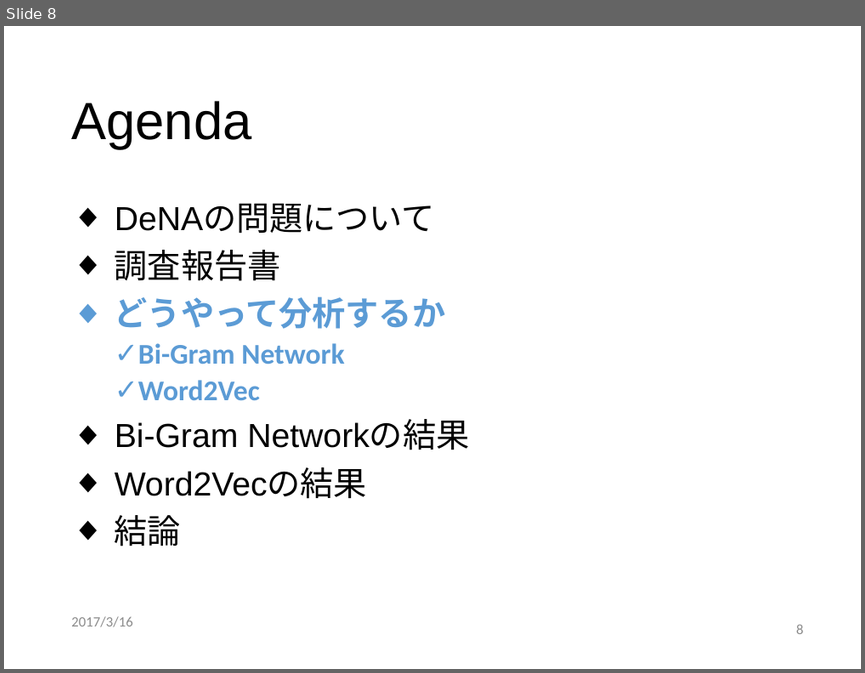
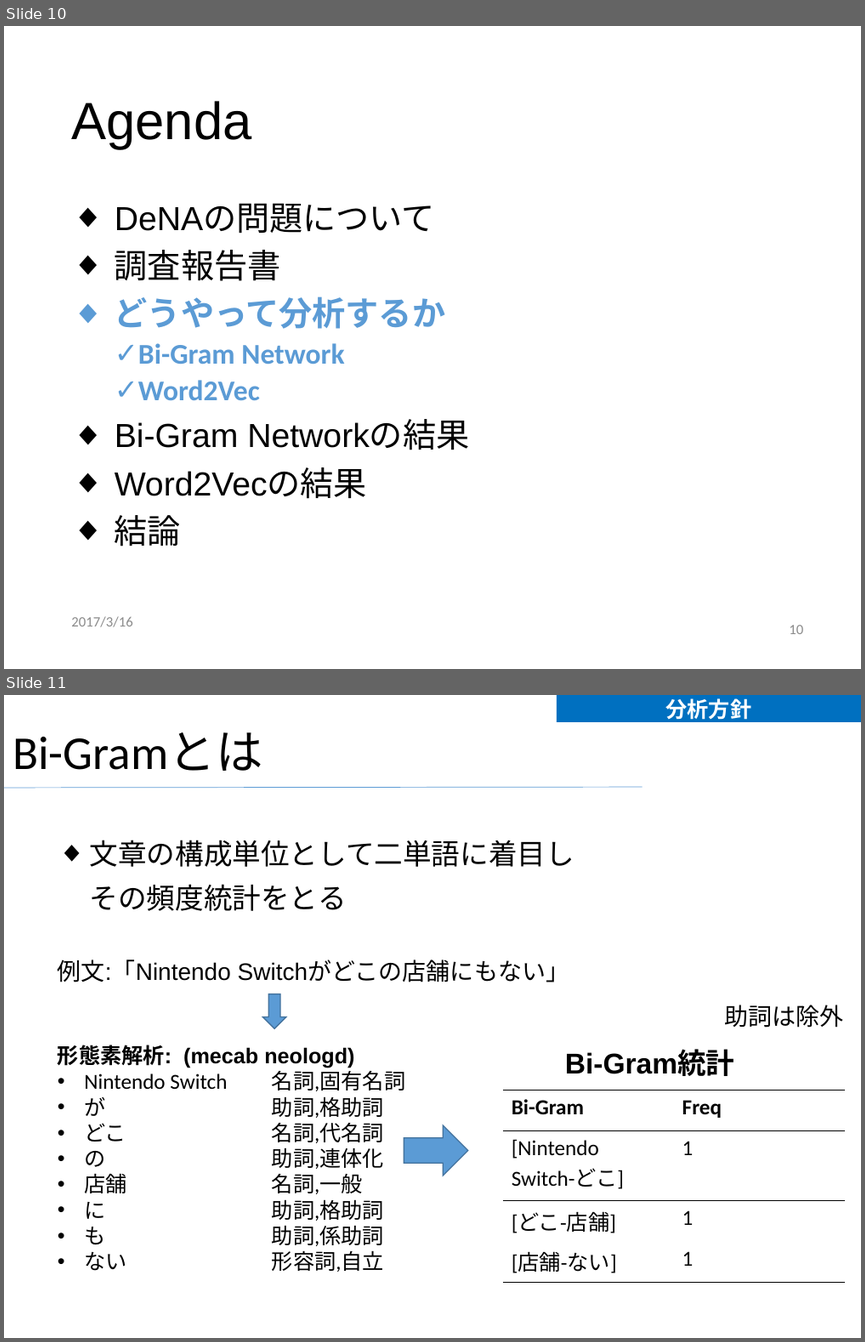
Before and after one commit to fufufukakaka/dena-visualize, a slide deck: dena-visualize.pptx. Shown one above the other, each under a label of ours: slide 8 before the commit, slides 10 and 11 after it. The pictures are 865x673 and 865x1342 pixels, drawn with LibreOffice and Linux fonts; fonts in the diff are those of the drawing; background and template pictures are left out. Boxes give left, top, right and bottom in pixels: in the first picture for what was removed or moved away, otherwise in the second. Text is boxed around its words. In the diff, an @@ line names an element or a change of style, - is before the commit and + after.

```diff
--- a/dena-visualize.pptx
+++ b/dena-visualize.pptx
@@ slide 11 added at (4,695,861,1338), background picture (left out) @@
@@ text added at (556,695,861,722), fill #0070C0, 18 pt, text #FFFFFF, bold @@
+分析方針
@@ title added at (12,732,263,771), 39.6 pt, text #040404 @@
+Bi-Gramとは
@@ line added from (4, 788) to (642, 787), #5B9BD5 0.5 pt @@
@@ text added at (90,839,574,911), 24 pt, text #040404 @@
+◆ 文章の構成単位として二単語に着目しその頻度統計をとる
@@ text added at (58,959,569,982), 20 pt, text #040404 @@
+例文:「Nintendo Switchがどこの店舗にもない」
@@ down arrow added at (262,994,286,1028), fill #5B9BD5, outline #43739E 1 pt @@
@@ text added at (724,1004,843,1027), 20 pt, text #040404 @@
+助詞は除外
@@ text added at (58,1044,405,1271), 18 pt, text #040404 @@
+形態素解析: (mecab neologd)
+• Nintendo Switch 名詞,固有名詞
+• が 助詞,格助詞
+• どこ 名詞,代名詞
+• の 助詞,連体化
+• 店舗 名詞,一般
+• に 助詞,格助詞
+• も 助詞,係助詞
+• ない 形容詞,自立
@@ text added at (565,1050,735,1076), 24 pt, text #040404, bold @@
+Bi-Gram統計
@@ table added at (503,1090,844,1281), 4 rows, 2 columns @@
+Bi-Gram | Freq
+[Nintendo Switch-どこ] | 1
+[どこ-店舗] | 1
+[店舗-ない] | 1
@@ right arrow added at (404,1125,468,1175), fill #5B9BD5, outline #43739E 1 pt @@
@@ what was slide 8 is now slide 10 @@
@@ page number at (789,624,803,634): text changed @@
-8
+10
```
Also in this commit, not shown: 17 other slides changed, 5 other slides added, 1 other file.
